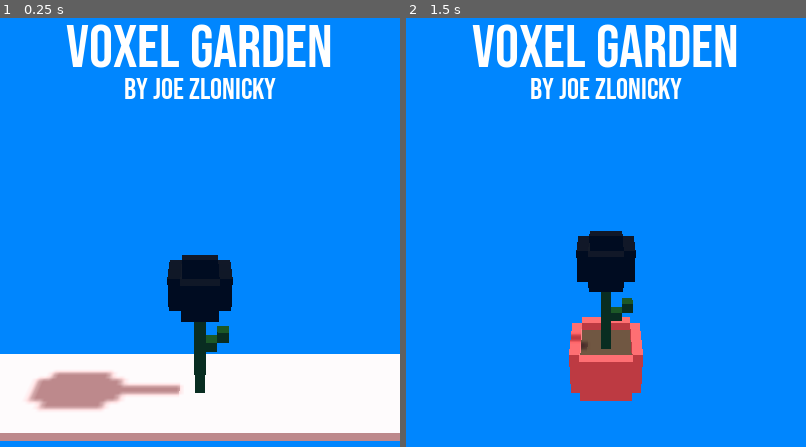
Above: before the commit, frames 1-2 (left to right).
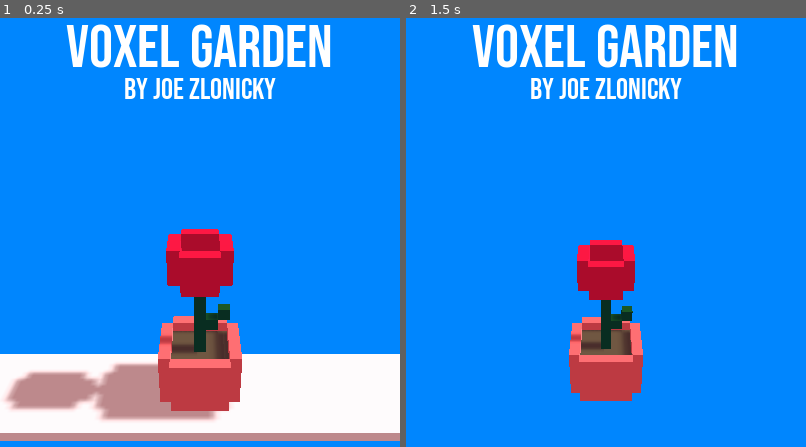
Above: after the commit, the same moments.

Repository: JoeZlonicky/voxel-garden
Game: Godot game, scene res://shelf_view/shelf_view.tscn
The game is run twice, just before and just after one commit, with the same random seed, the same clock (stepped at 60 frames per second) and the same inputs.
Inputs (mouse positions are in pixels of both pictures, inside the frame that each line leads up to; where the layout moved, square brackets give the same spot in the first picture):
- Up to frame 1 (0.25 s): no input
- Up to frame 2 (1.5 s): click (606, 271) [606, 318] at 0.5 s; tap Enter at 1.25 s; move the mouse to (694, 241) at 1.27 s

The runs differ from the first frame. In frame 1, 10% of the frame differs, in the area x 1-61%, y 49-94%; in frame 2, 2.5%.

Commit message:
Got clicking to work on mobile

Diff:
--- a/environment.tscn
+++ b/environment.tscn
@@ -1,19 +1,20 @@
 [gd_scene load_steps=3 format=2]
 
-[sub_resource type="ProceduralSky" id=2]
+[sub_resource type="ProceduralSky" id=1]
 sky_horizon_color = Color( 0.647059, 0.839216, 0.945098, 1 )
 ground_bottom_color = Color( 0.647059, 0.839216, 0.945098, 1 )
 ground_horizon_color = Color( 0.647059, 0.839216, 0.945098, 1 )
 
-[sub_resource type="Environment" id=1]
+[sub_resource type="Environment" id=2]
 background_mode = 1
-background_sky = SubResource( 2 )
+background_sky = SubResource( 1 )
 background_color = Color( 0, 0.529412, 1, 1 )
 ambient_light_color = Color( 0.745098, 0.537255, 0.537255, 1 )
 
 [node name="WorldEnvironment" type="WorldEnvironment"]
-environment = SubResource( 1 )
+environment = SubResource( 2 )
 
 [node name="DirectionalLight" type="DirectionalLight" parent="."]
 transform = Transform( -4.37114e-08, -0.707107, 0.707107, 0, 0.707107, 0.707107, -1, 3.09086e-08, -3.09086e-08, 2.85, 2.5, 0 )
 shadow_enabled = true
+directional_shadow_normal_bias = 0.0
--- a/plant_view/plant_view.tscn
+++ b/plant_view/plant_view.tscn
@@ -13,7 +13,8 @@
 transform = Transform( 1, 0, 0, 0, 1, 0, 0, 0, 1, 0, -0.45, 0 )
 
 [node name="Rose" parent="Pot" instance=ExtResource( 1 )]
-transform = Transform( 1, 0, 0, 0, 1, 0, 0, 0, 1, 0, 0.292039, 0 )
+transform = Transform( 1, 0, 0, 0, 1, 0, 0, 0, 1, 0, 0.2, 0 )
+color = Color( 0.898039, 0, 0.211765, 1 )
 
 [node name="CameraArm" type="Spatial" parent="."]
 
--- a/project.godot
+++ b/project.godot
@@ -22,7 +22,6 @@
 [input_devices]
 
 pointing/emulate_touch_from_mouse=true
-pointing/emulate_mouse_from_touch=false
 
 [physics]
 
--- a/shelf_view/shelf_view.tscn
+++ b/shelf_view/shelf_view.tscn
@@ -1,6 +1,7 @@
-[gd_scene load_steps=10 format=2]
+[gd_scene load_steps=11 format=2]
 
 [ext_resource path="res://environment.tscn" type="PackedScene" id=1]
+[ext_resource path="res://pot/pot.tscn" type="PackedScene" id=2]
 [ext_resource path="res://plant/plants/rose/rose.tscn" type="PackedScene" id=3]
 [ext_resource path="res://ui/overlay.tscn" type="PackedScene" id=6]
 [ext_resource path="res://shelf_view/shelf_view.gd" type="Script" id=7]
@@ -25,8 +26,12 @@
 height = 0.1
 depth = 1.0
 
-[node name="Rose" parent="." instance=ExtResource( 3 )]
-transform = Transform( 1, 0, 0, 0, 1, 0, 0, 0, 1, 0, 0.0601729, 0 )
+[node name="Pot" parent="." instance=ExtResource( 2 )]
+transform = Transform( 1, 0, 0, 0, 1, 0, 0, 0, 1, 0, 0.1, 0 )
+
+[node name="Rose" parent="Pot" instance=ExtResource( 3 )]
+transform = Transform( 1, 0, 0, 0, 1, 0, 0, 0, 1, 0, 0.2, 0 )
+color = Color( 0.898039, 0, 0.211765, 1 )
 
 [node name="Camera" type="Camera" parent="."]
 transform = Transform( 1, 0, 0, 0, 0.866025, 0.5, 0, -0.5, 0.866025, 0, 3.05, 2.95 )
@@ -35,14 +40,8 @@
 [node name="CanvasLayer" parent="." instance=ExtResource( 6 )]
 
 [node name="Button" type="Button" parent="CanvasLayer"]
-anchor_left = 0.5
-anchor_top = 0.5
-anchor_right = 0.5
-anchor_bottom = 0.5
-margin_left = -50.0
-margin_top = -29.0
-margin_right = 50.0
-margin_bottom = 121.0
+anchor_right = 1.0
+anchor_bottom = 1.0
 rect_min_size = Vector2( 100, 150 )
 mouse_default_cursor_shape = 2
 custom_styles/hover = SubResource( 1 )
